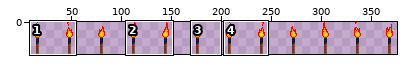
Two versions of one sprite sheet, Textures/General/TorchSheet.png. The picture above shows the old version from afar; the outline marks the close-up.
Close-up. Old version:
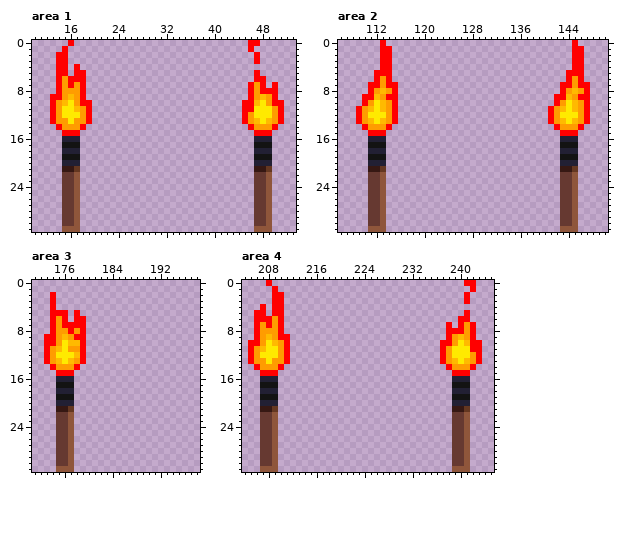
The file is 384x32 pixels. Shown: area 1: x 10..53, y 0..31; area 2: x 106..150, y 0..31; area 3: x 171..198, y 0..31; area 4: x 204..245, y 0..31. The wide view leaves out empty margins. The commit also changed other parts of the picture, which this record leaves out.
New version:
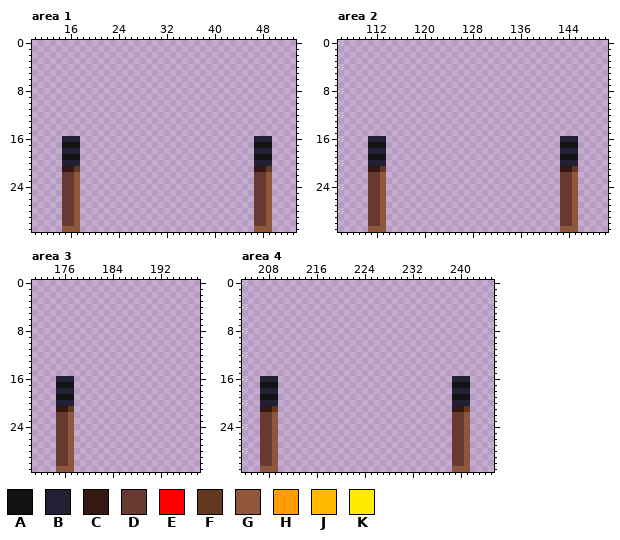
Palette (. is transparent): A #131313  B #222034  C #361813  D #663931  E #ff0000  F #643721  G #8f563b  H #ff9c00  J #ffba00  K #ffea00
The exact change:
--- area 1
@@ x 10..53 @@
- 0 ......E.............................EE......
- 1 .....E..............................E.......
- 2 ....EE...............................E......
- 3 ....EE...............................E......
- 4 ....EE.E....................................
- 5 ....EE.EE............................E......
- 6 ....EHEEE............................EE.....
- 7 ....EHEHE...........................EHE.E...
- 8 ....EHHHE...........................EHEEE...
- 9 ...EEHJHE...........................EHJHE...
-10 ...EHJKHEE.........................EEJKHEE..
-11 ...EHKKJHE.........................EEKKKHE..
-12 ...EHKKKHE.........................EHKKKHE..
-13 ...EHHKHHE.........................EHJKJHE..
-14 ....EHHHE...........................EHHHE...
-15 .....EEE.............................EEE....
+ 0 ............................................
+ 1 ............................................
+ 2 ............................................
+ 3 ............................................
+ 4 ............................................
+ 5 ............................................
+ 6 ............................................
+ 7 ............................................
+ 8 ............................................
+ 9 ............................................
+10 ............................................
+11 ............................................
+12 ............................................
+13 ............................................
+14 ............................................
+15 ............................................
 16 .....BBB.............................BBB....
--- area 2
@@ x 106..150 @@
- 0 .......E...............................E.....
- 1 .......EE..............................EE....
- 2 .......EE..............................EE....
- 3 .......EE..............................EE....
- 4 .......EE..............................EE....
- 5 ......EEE.............................EEE....
- 6 ......EHE.............................EHE....
- 7 .....EEHEE...........................EEHEE...
- 8 .....EHJHE...........................EHJHE...
- 9 ....EEJHEE..........................EEJHEE...
-10 ....EHKJHE..........................EHKJHE...
-11 ...EHJKJHE.........................EHJKJHE...
-12 ...EHKKKHE.........................EHKKKHE...
-13 ...EHJKJHE.........................EHJKJHE...
-14 ....EHHHE...........................EHHHE....
-15 .....EEE.............................EEE.....
+ 0 .............................................
+ 1 .............................................
+ 2 .............................................
+ 3 .............................................
+ 4 .............................................
+ 5 .............................................
+ 6 .............................................
+ 7 .............................................
+ 8 .............................................
+ 9 .............................................
+10 .............................................
+11 .............................................
+12 .............................................
+13 .............................................
+14 .............................................
+15 .............................................
 16 .....BBB.............................BBB.....
--- area 3
@@ x 171..181 @@
  1 ...........
- 2 ...E.......
- 3 ...E.......
- 4 ...E.......
- 5 ...EEE.E...
- 6 ...EHE.EE..
- 7 ...EHEEEE..
- 8 ...EHHEHE..
- 9 ..EEHJHEE..
-10 ..EEHKJJE..
-11 ..EHJKHHE..
-12 ..EHKKKJE..
-13 ..EHJKJHE..
-14 ...EHHHE...
-15 ....EEE....
+ 2 ...........
+ 3 ...........
+ 4 ...........
+ 5 ...........
+ 6 ...........
+ 7 ...........
+ 8 ...........
+ 9 ...........
+10 ...........
+11 ...........
+12 ...........
+13 ...........
+14 ...........
+15 ...........
 16 ....BBB....
--- area 4
@@ x 204..245 @@
- 0 ....E................................EE...
- 1 .....E................................E...
- 2 .....EE..............................E....
- 3 .....EE..............................E....
- 4 ...E.EE...................................
- 5 ..EE.EE..............................E....
- 6 ..EEEHE.............................EE....
- 7 ..EHEHE...........................E.EHE...
- 8 ..EHHHE...........................EEEHE...
- 9 ..EHJHEE..........................EHJHE...
-10 .EEHKJHE.........................EEHKJEE..
-11 .EHJKKHE.........................EHKKKEE..
-12 .EHKKKHE.........................EHKKKHE..
-13 .EHHKHHE.........................EHJKJHE..
-14 ..EHHHE...........................EHHHE...
-15 ...EEE.............................EEE....
+ 0 ..........................................
+ 1 ..........................................
+ 2 ..........................................
+ 3 ..........................................
+ 4 ..........................................
+ 5 ..........................................
+ 6 ..........................................
+ 7 ..........................................
+ 8 ..........................................
+ 9 ..........................................
+10 ..........................................
+11 ..........................................
+12 ..........................................
+13 ..........................................
+14 ..........................................
+15 ..........................................
 16 ...BBB.............................BBB....
